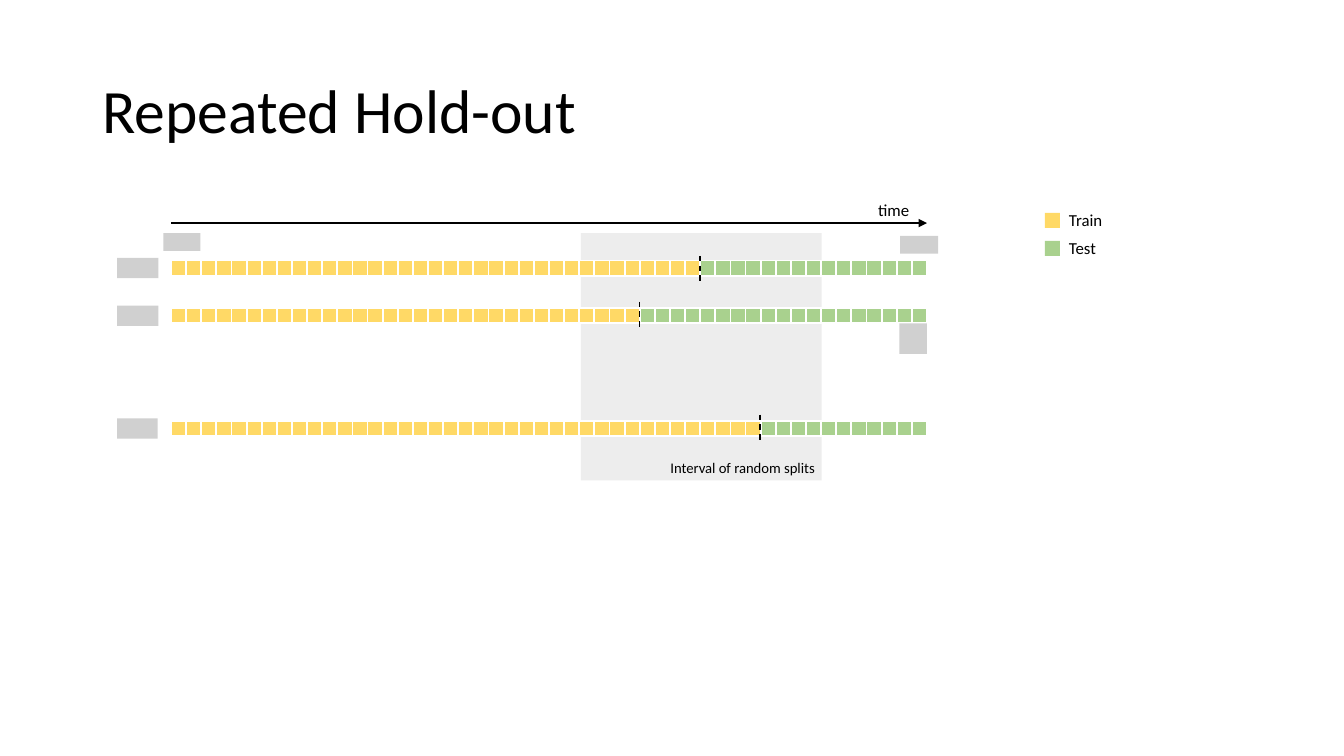
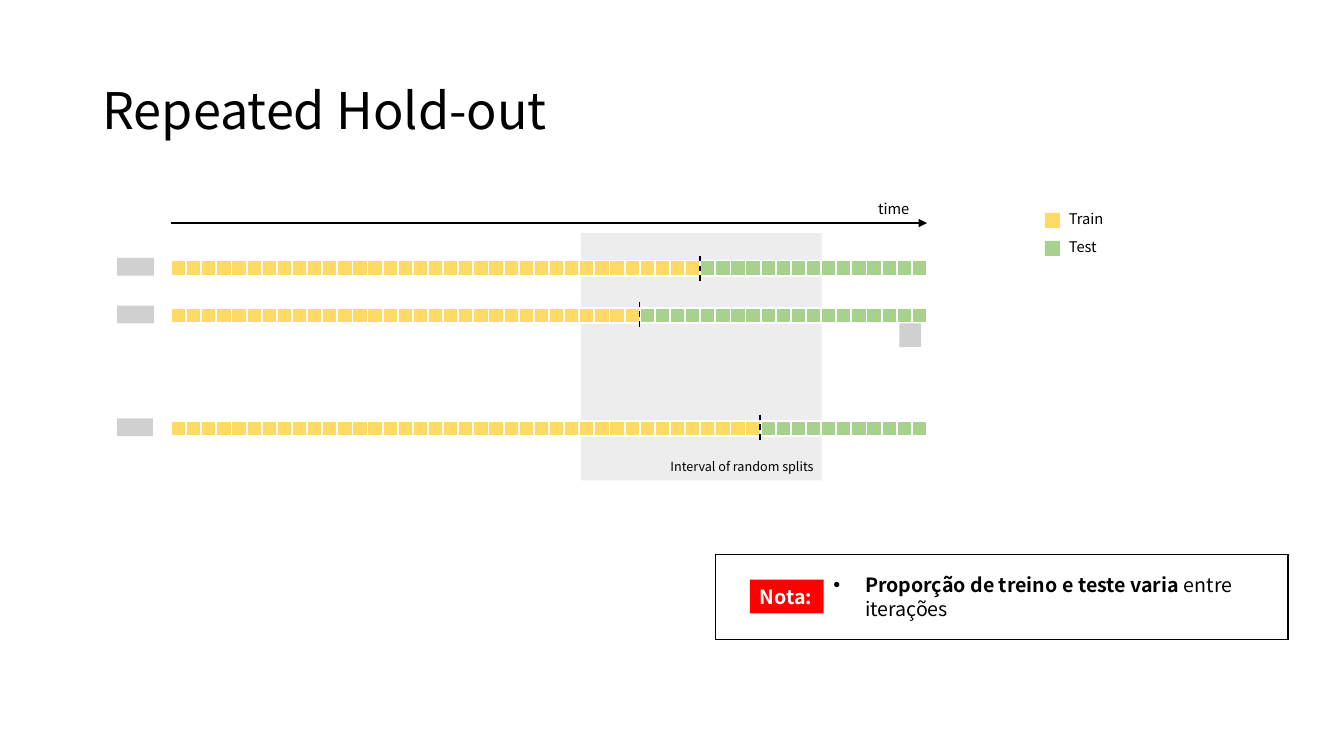
Before and after one commit to MiguelLoureiro98/timecave, a slide deck: slide 16 of papers/.ppt/cvtimeseries.pptx (slide 15 before the commit). Drawn at 1344x756 pixels with LibreOffice and Linux fonts; fonts in the diff are those of the drawing; grey boxes stand for pictures; background and template pictures are left out. Boxes give left, top, right and bottom in pixels: in the first picture for what was removed or moved away, otherwise in the second. Text is boxed around its words. In the diff, an @@ line names an element or a change of style, - is before the commit and + after.

```diff
--- a/papers/.ppt/cvtimeseries.pptx
+++ b/papers/.ppt/cvtimeseries.pptx
@@ title "Repeated Hold-out" at (102,89,547,141): size 44 to 36 pt, font Calibri to Noto Sans CJK TC @@
@@ picture removed at (163,233,201,251) @@
@@ picture removed at (900,236,939,254) @@
@@ size 12 to 10.5 pt, font Calibri to Noto Sans CJK TC in 3 elements at (878,202,909,214), (1069,212,1103,224), (1069,241,1097,252) @@
@@ picture: place and size @@
-picture at (117,258,158,278)
+picture at (117,258,153,276)
@@ picture: place and size @@
-picture at (117,306,158,326)
+picture at (117,306,153,324)
@@ picture: place and size @@
-picture at (899,324,927,354)
+picture at (899,324,922,348)
@@ picture: place and size @@
-picture at (117,418,157,439)
+picture at (117,418,152,437)
@@ text "Interval of random splits" at (670,461,813,474): size 10.5 to 9 pt, font Calibri to Noto Sans CJK TC @@
@@ rectangle added at (716,555,1289,639), outline #000000 1 pt @@
@@ rectangle added at (750,580,824,614), fill #FF0000, 14 pt, text #FFFFFF, bold @@
+Nota:
@@ text added at (865,575,1232,621), 14 pt, text #000000, bold @@
+• Proporção de treino e teste varia entre iterações
```
Also in this commit, not shown: 20 other slides changed, 2 slides added, 1 other file.
